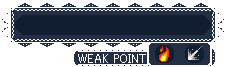
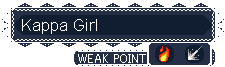
Comparing the layer stacks of the two 225px x 67px images. Changes:
renamed "Pasted Layer" to "Kappa Girl", showed it, moved it above "BG", painted on it over [22, 19, 97, 34]
